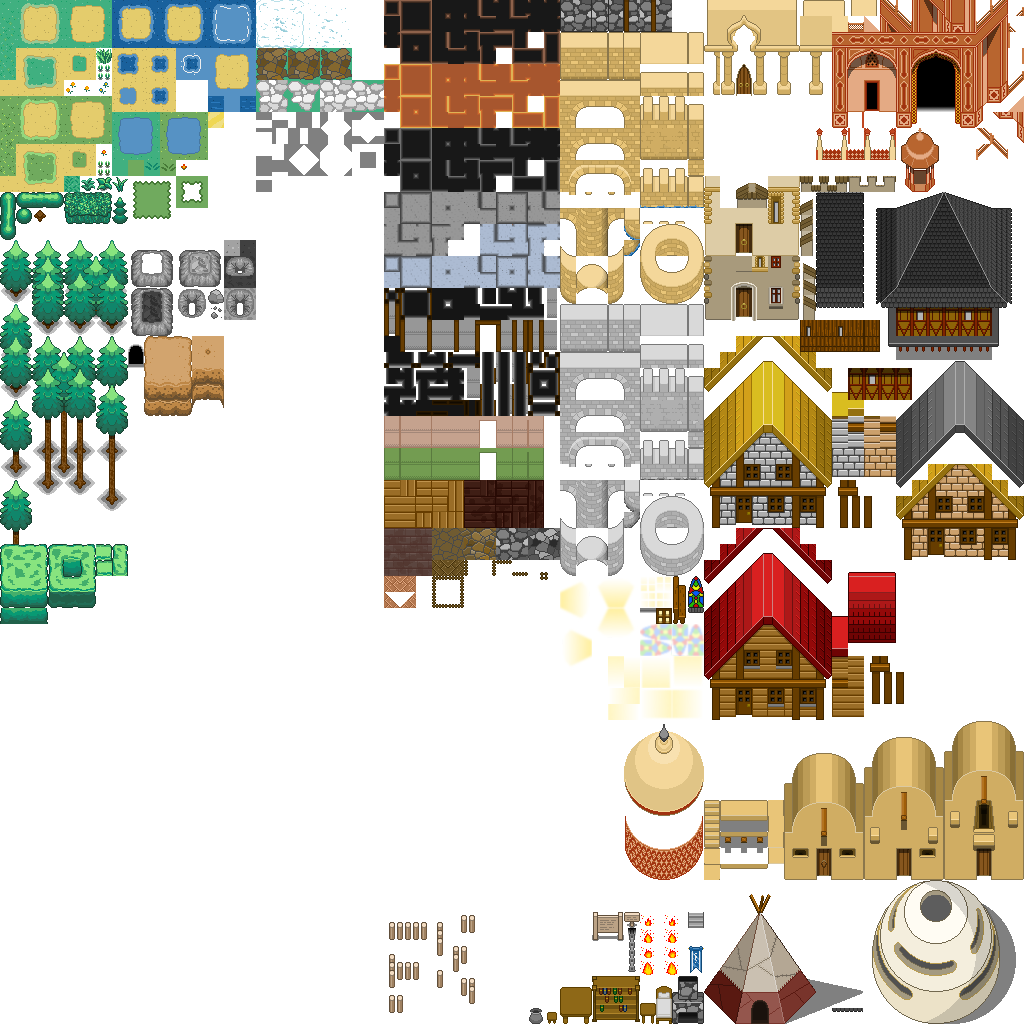
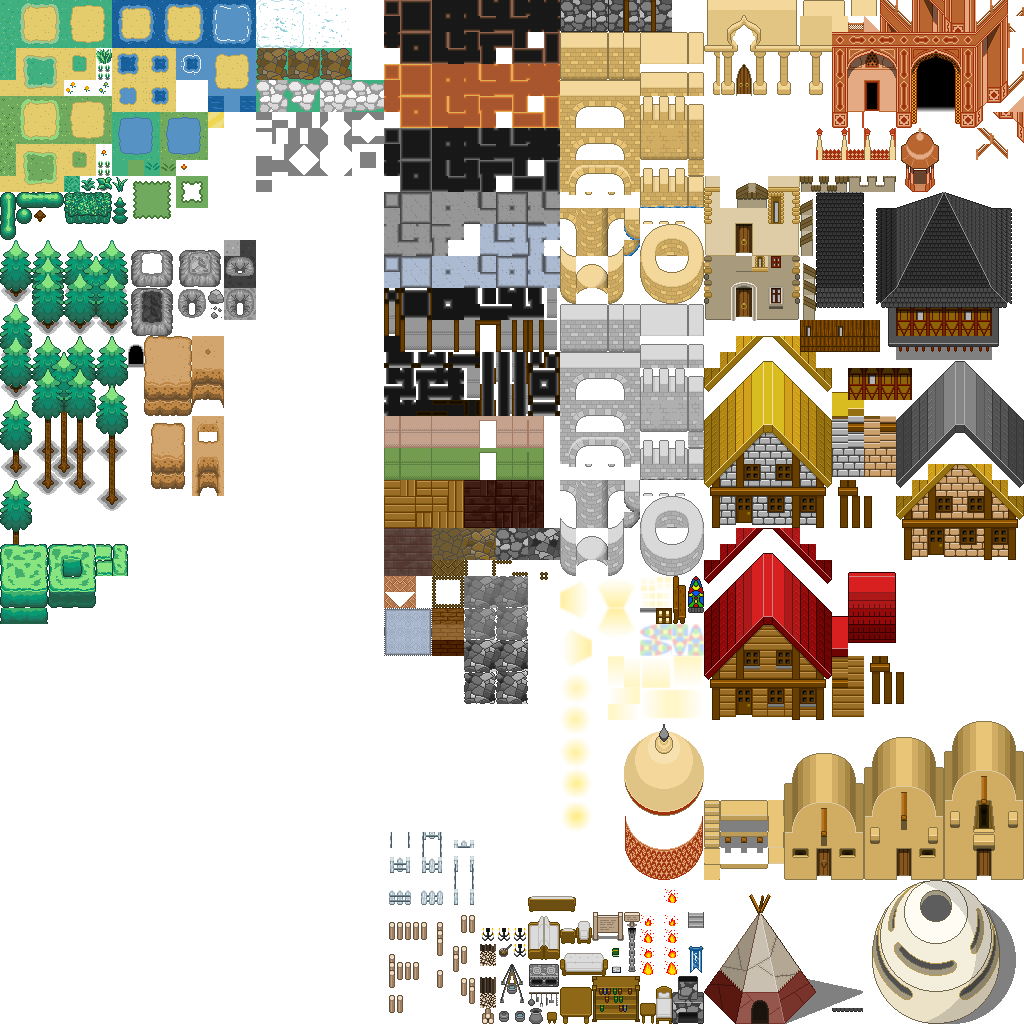
Comparing the layer stacks of the two 1024×1024 images. Changes:
renamed "Hintergrund" to "Eingefügte Ebene", painted on it over [151, 416, 703, 1024]
